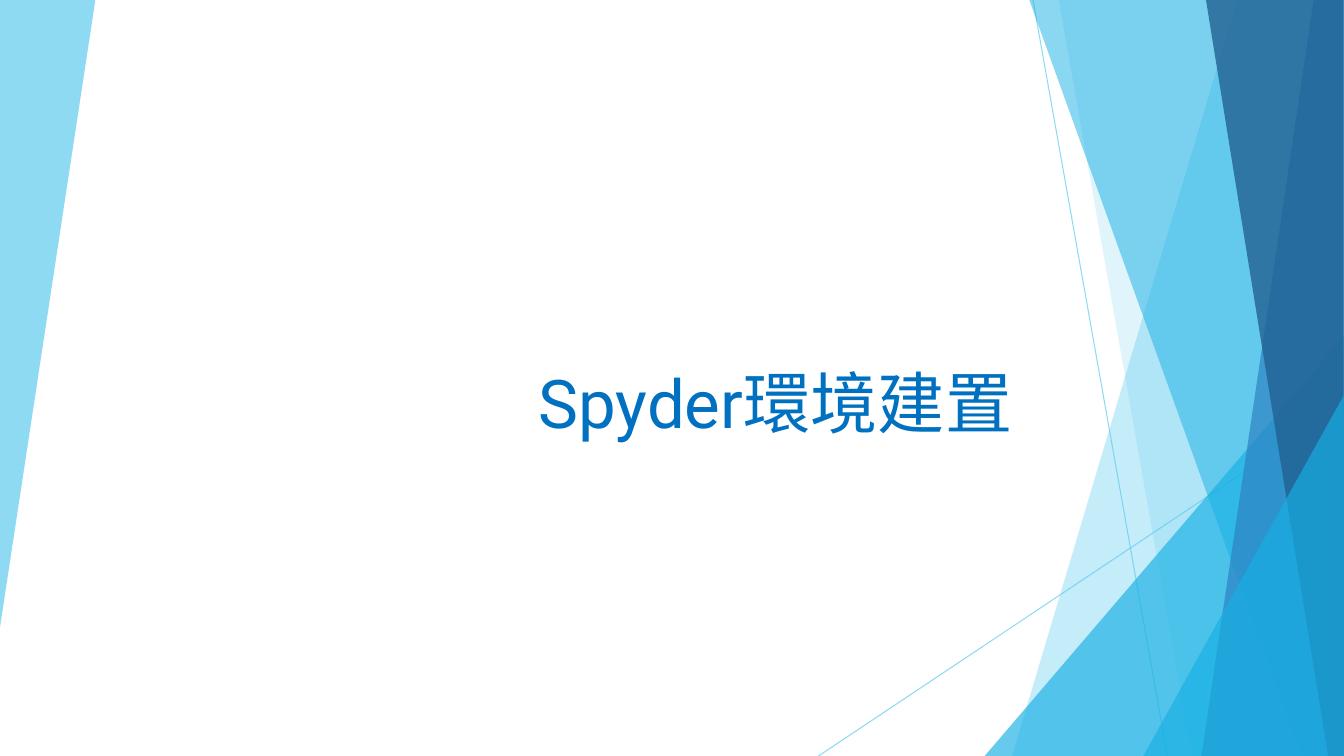
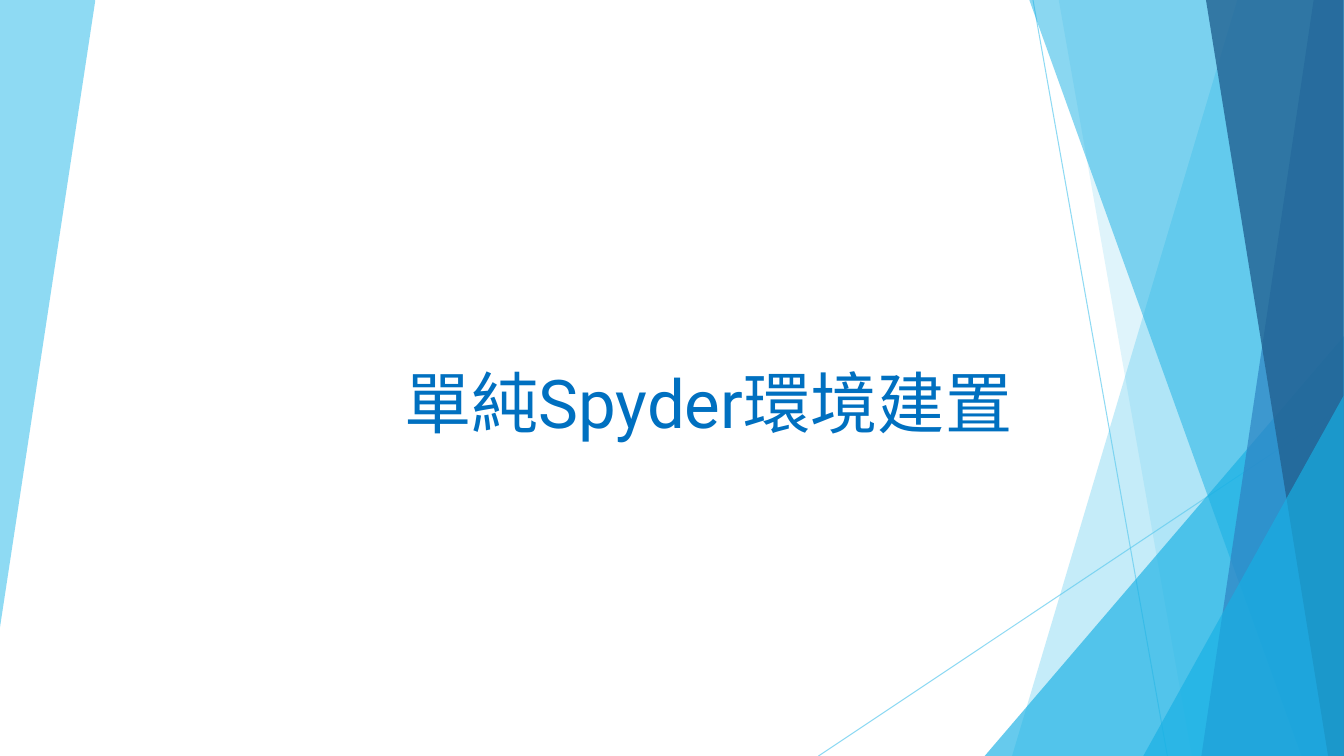
Before and after one commit to liulawsi/My_PPTs, a slide deck: slide 13 of LCC/Python/00c_Spyder環境建置.pptx (slide 1 before the commit). Drawn at 1344x756 pixels with LibreOffice and Linux fonts; fonts in the diff are those of the drawing. Boxes give left, top, right and bottom in pixels: in the first picture for what was removed or moved away, otherwise in the second. Text is boxed around its words. In the diff, an @@ line names an element or a change of style, - is before the commit and + after.

```diff
--- a/LCC/Python/00c_Spyder環境建置.pptx
+++ b/LCC/Python/00c_Spyder環境建置.pptx
@@ title at box(404, 371, 1012, 443): text changed @@
-Spyder環境建置
+單純Spyder環境建置
```
Also in this commit, not shown: 12 slides added, 4 other files.
